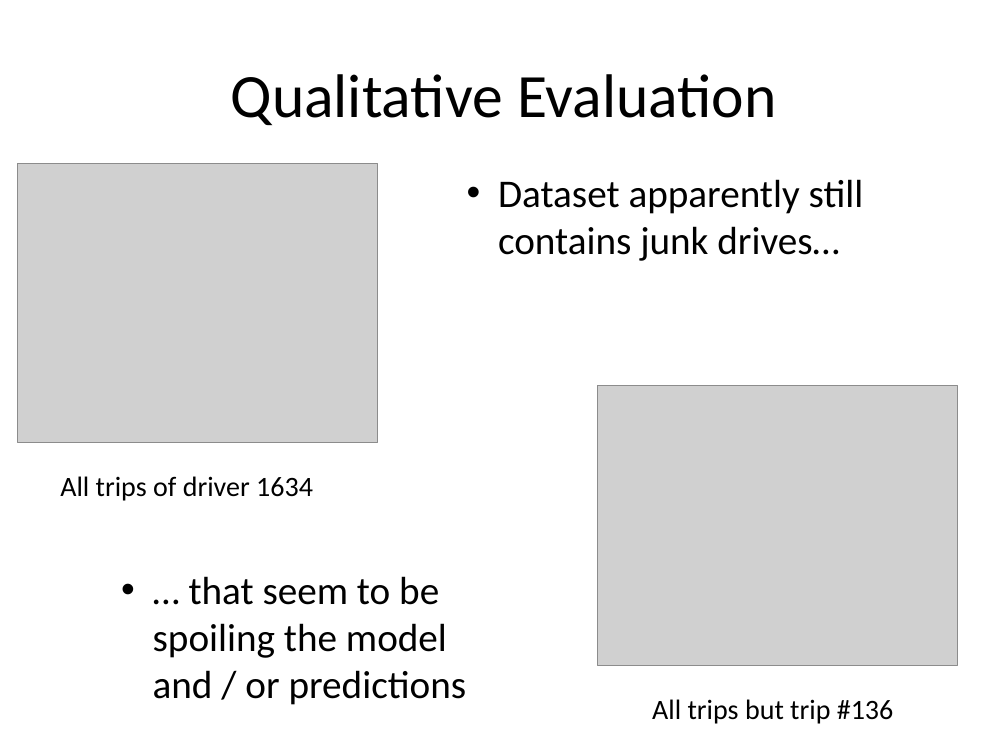
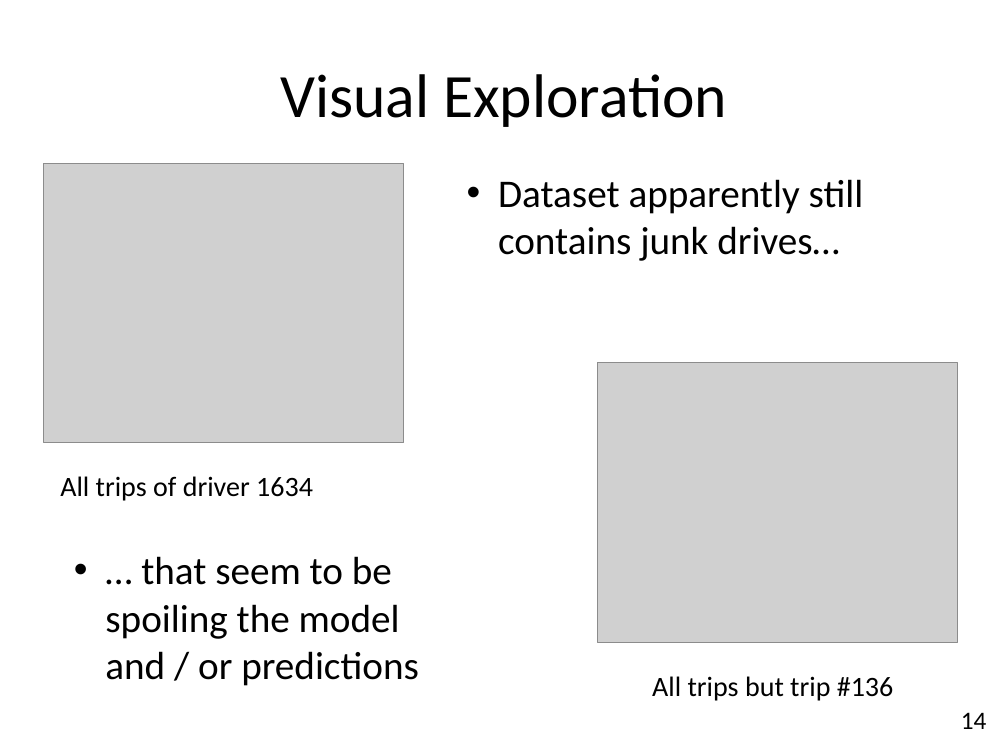
Before and after one commit to peterschrott/axa-driver-telematics, a slide deck: slide 15 of report/02-presentation/presentation.pptx (slide 12 before the commit). Drawn at 1008x756 pixels with LibreOffice and Linux fonts; fonts in the diff are those of the drawing; grey boxes stand for pictures. Boxes give left, top, right and bottom in pixels: in the first picture for what was removed or moved away, otherwise in the second. Text is boxed around its words. In the diff, an @@ line names an element or a change of style, - is before the commit and + after.

Commit message:
Add presentation pdf

```diff
--- a/report/02-presentation/presentation.pptx
+++ b/report/02-presentation/presentation.pptx
@@ title at box(280, 74, 727, 127): text changed @@
-Qualitative Evaluation
+Visual Exploration
@@ picture: place and size @@
-picture at box(17, 163, 377, 443)
+picture at box(43, 163, 403, 443)
@@ picture: place and size @@
-picture at box(598, 386, 958, 665)
+picture at box(598, 363, 958, 642)
@@ text "… that seem to be ...": place and size @@
-text "… that seem to be ..." at box(153, 576, 467, 705)
+text "… that seem to be ..." at box(105, 556, 419, 686)
@@ text "All trips but trip #136": place and size @@
-text "All trips but trip #136" at box(652, 699, 894, 724)
+text "All trips but trip #136" at box(652, 676, 894, 701)
@@ text added at box(961, 712, 987, 729), 18 pt, text #000000 @@
+14
```
Also in this commit, not shown: 15 other slides changed, 3 slides added, 2 other files.
